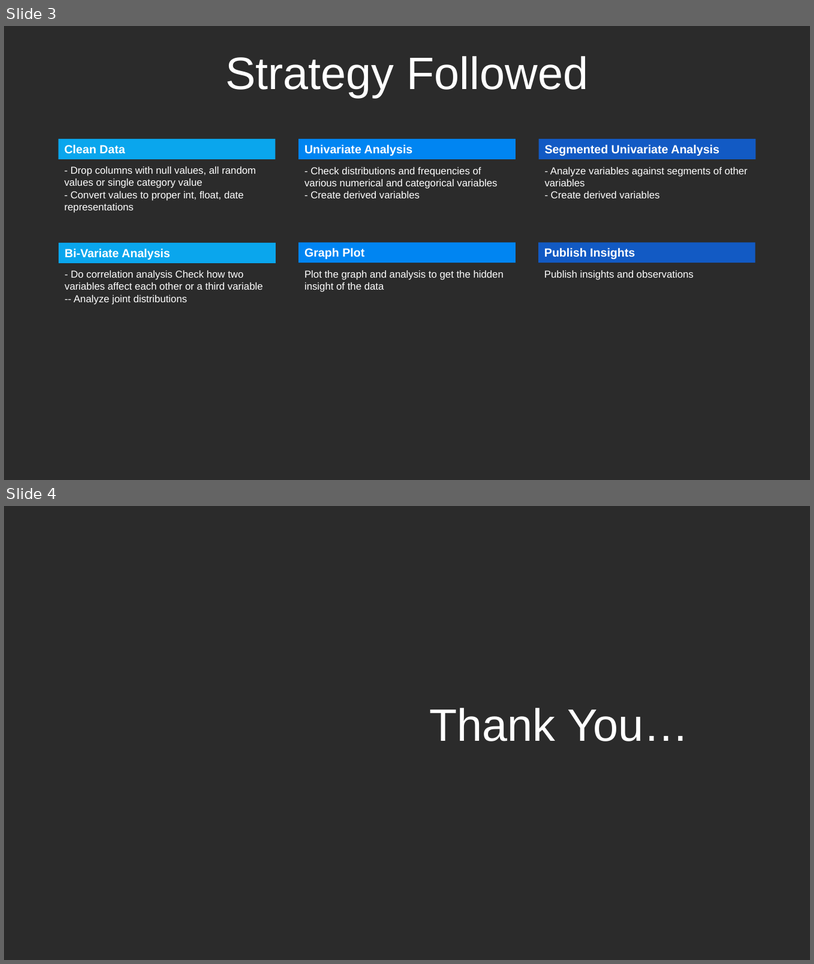
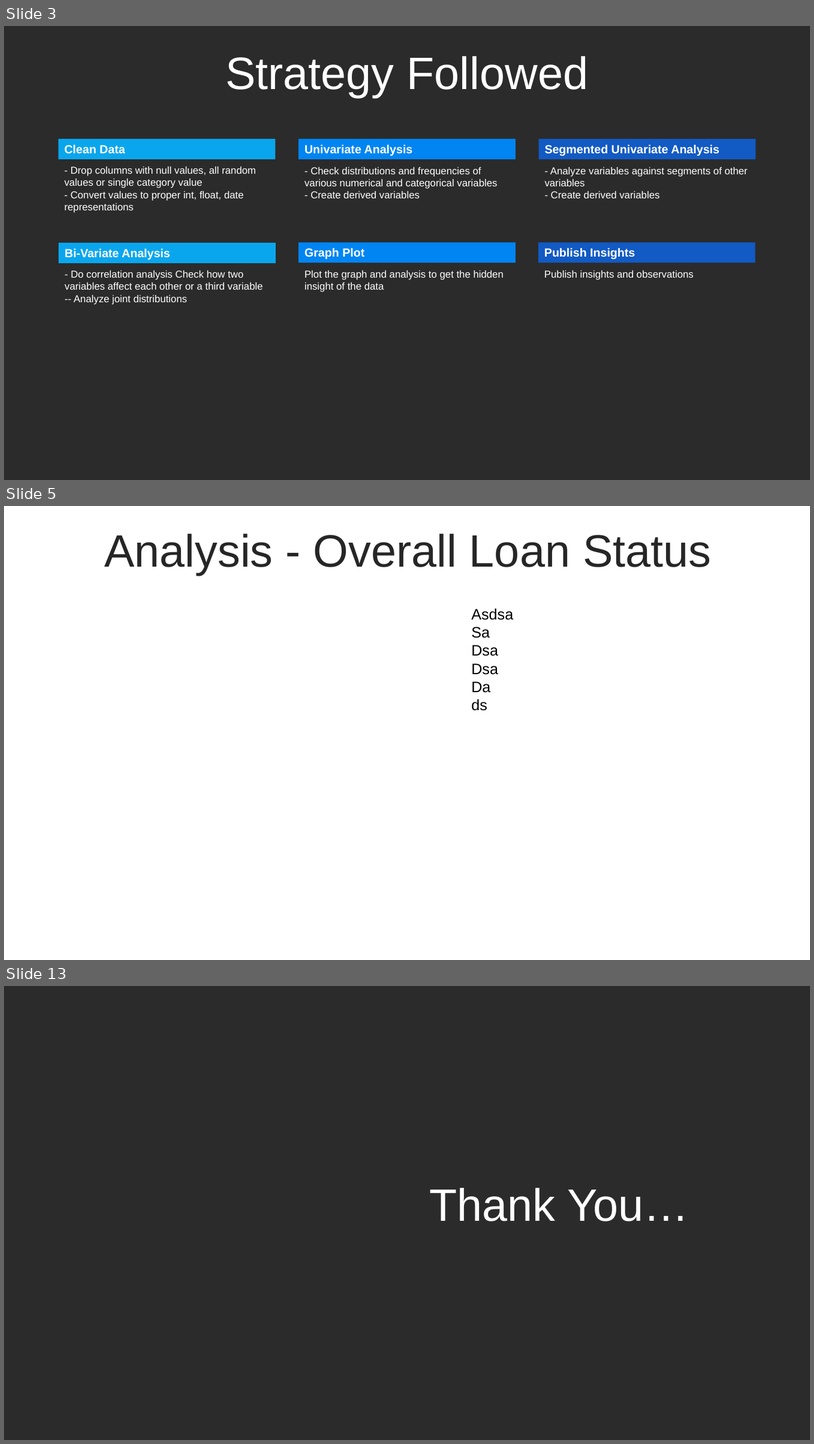
Before and after one commit to subhambansal/LendingClubCaseStudy, a slide deck: LendingClubCaseStudy.pptx. Shown one above the other, each under a label of ours: slides 3 and 4 before the commit, slides 3, 5 and 13 after it; the slides between them are not shown. The pictures are 814x964 and 814x1444 pixels, drawn with LibreOffice and Linux fonts; fonts in the diff are those of the drawing; background and template pictures are left out; a plain dark background stands for a picture behind light text. Boxes give left, top, right and bottom in pixels: in the first picture for what was removed or moved away, otherwise in the second. Text is boxed around its words. In the diff, an @@ line names an element or a change of style, - is before the commit and + after.

```diff
--- a/LendingClubCaseStudy.pptx
+++ b/LendingClubCaseStudy.pptx
@@ slide 5 added at box(4, 506, 810, 960), background #FFFFFF @@
@@ text added at box(104, 534, 711, 575), 54 pt, text #262626 @@
+Analysis - Overall Loan Status
@@ text added at box(471, 608, 513, 711), 18 pt, text #000000 @@
+Asdsa
+Sa
+Dsa
+Dsa
+Da
+ds
@@ what was slide 4 is now slide 13 @@
```
Also in this commit, not shown: 8 other slides added, 1 other file.
